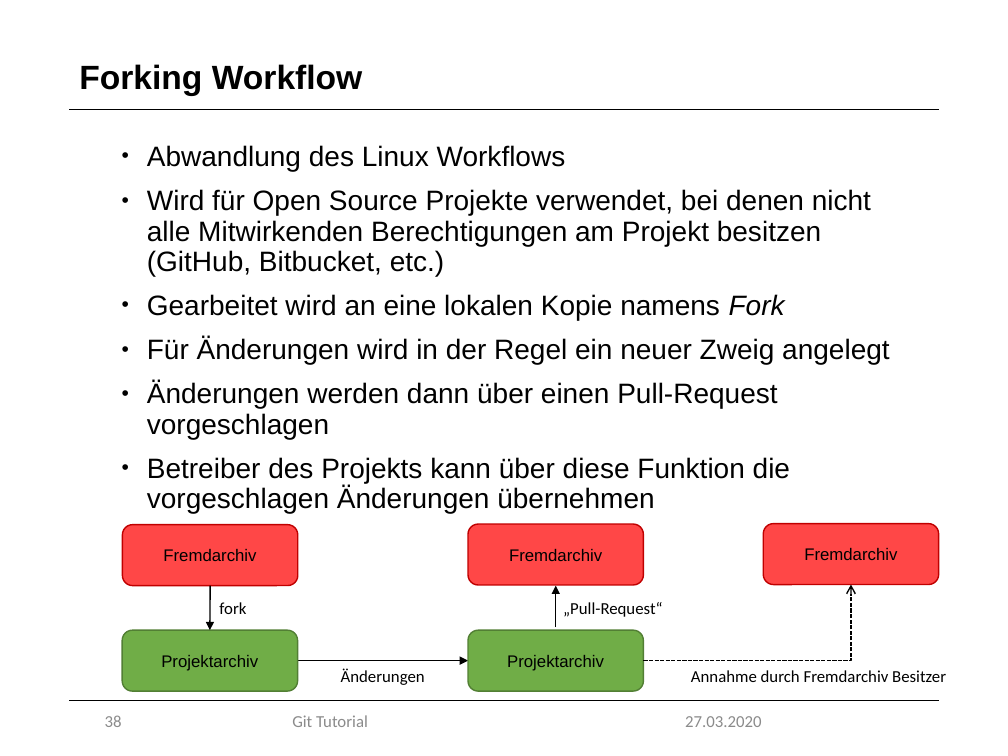
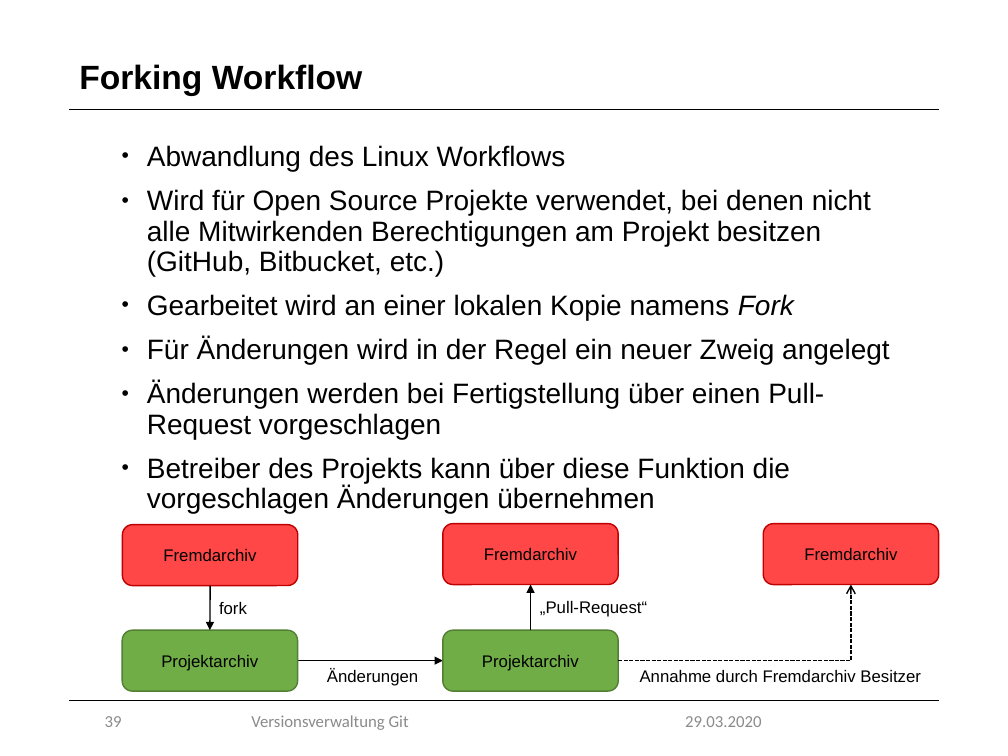
Before and after one commit to marcretzlaff/projektarbeit, a slide deck: slide 39 of Präsentation-90min/Präsentation-90min.pptx (slide 38 before the commit). Drawn at 1008x756 pixels with LibreOffice and Linux fonts; fonts in the diff are those of the drawing; background and template pictures are left out. Boxes give left, top, right and bottom in pixels: in the first picture for what was removed or moved away, otherwise in the second. Text is boxed around its words. In the diff, an @@ line names an element or a change of style, - is before the commit and + after.

```diff
--- a/Präsentation-90min/Präsentation-90min.pptx
+++ b/Präsentation-90min/Präsentation-90min.pptx
@@ text at [147,294,794,320]: text changed @@
-• Gearbeitet wird an eine lokalen Kopie namens Fork
+• Gearbeitet wird an einer lokalen Kopie namens Fork
@@ text at [147,382,824,439]: text changed @@
-• Änderungen werden dann über einen Pull-Request vorgeschlagen
+• Änderungen werden bei Fertigstellung über einen Pull-Request vorgeschlagen
@@ rounded rectangle "Fremdarchiv": place and size @@
-rounded rectangle "Fremdarchiv" at [468,524,643,585]
+rounded rectangle "Fremdarchiv" at [443,523,618,584]
@@ text "„Pull-Request“": place and size @@
-text "„Pull-Request“" at [563,602,662,617]
+text "„Pull-Request“" at [540,601,647,617]
@@ arrow moved from (555, 627) - (555, 586) to (530, 630) - (530, 585) @@
@@ elbow arrow moved from (643, 660) - (851, 585) to (618, 660) - (851, 585) @@
@@ rounded rectangle "Projektarchiv": place and size @@
-rounded rectangle "Projektarchiv" at [468,630,643,690]
+rounded rectangle "Projektarchiv" at [443,630,618,690]
@@ arrow moved from (297, 660) - (468, 660) to (292, 660) - (443, 660) @@
@@ text "Änderungen": place and size @@
-text "Änderungen" at [341,668,425,685]
+text "Änderungen" at [327,668,418,686]
@@ font Calibri to Arial in 4 elements at [219,602,247,614], [327,668,418,686], [540,601,647,617], [640,670,921,682] @@
@@ text "Annahme durch Fremdarchiv Besitzer": place and size @@
-text "Annahme durch Fremdarchiv Besitzer" at [691,670,946,682]
+text "Annahme durch Fremdarchiv Besitzer" at [640,670,921,682]
@@ page number at [105,716,122,727]: text changed @@
-38
+39
@@ text at [251,715,409,730]: text changed @@
-Git Tutorial
+Versionsverwaltung Git
@@ text at [685,716,761,727]: text changed @@
-27.03.2020
+29.03.2020
```
Also in this commit, not shown: 33 other slides changed, 2 slides added, 1 slide removed.
